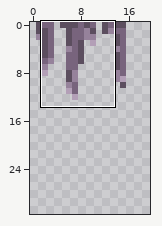
Two states of a pixel-art file, assets/sprites/background/cave/stalagtites_set1.aseprite. Above: a wide view before the commit, with the close-up outlined.
Close-up. Old version:
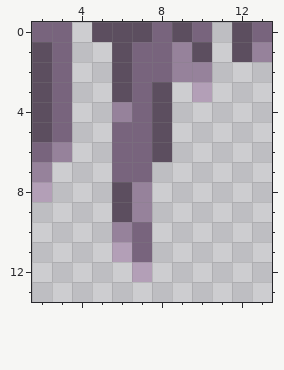
32x32 pixels, 1 frame. Colours within 5 levels of each other are drawn and written as one. Shown: x 2..13, y 0..13. The wide view leaves out empty margins. The commit also changed other parts of the picture, which this record leaves out.
The same view after the edit:
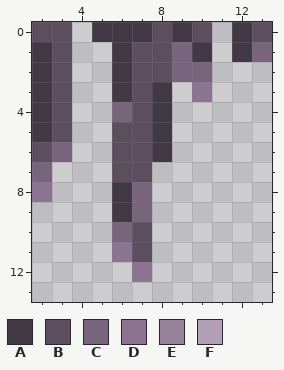
Palette (. is transparent): A #423845  B #5c4e5f  C #78647d  D #8d7493  E #96829b  F #b39fb7
Diff:
Changed rows in their new state; - is an unchanged pixel.
Layer "Layer 2":
first column x 2:
 0 BB-AAABAB-AB
 1 AB--ABBCA-AC
 2 AB--ABBCC---
 3 AB--ABA-D---
 4 AB--CBA-----
 5 AB--BBA-----
 6 BC--BBA-----
 7 C---BB------
 8 D---AC------
 9 ----AC------
10 ----CB------
11 ----DB------
12 -----D------
Boxes around the changes in both close-ups, in picture pixels (x1, y1, x2, y2):
changed: (32, 22, 272, 282)
